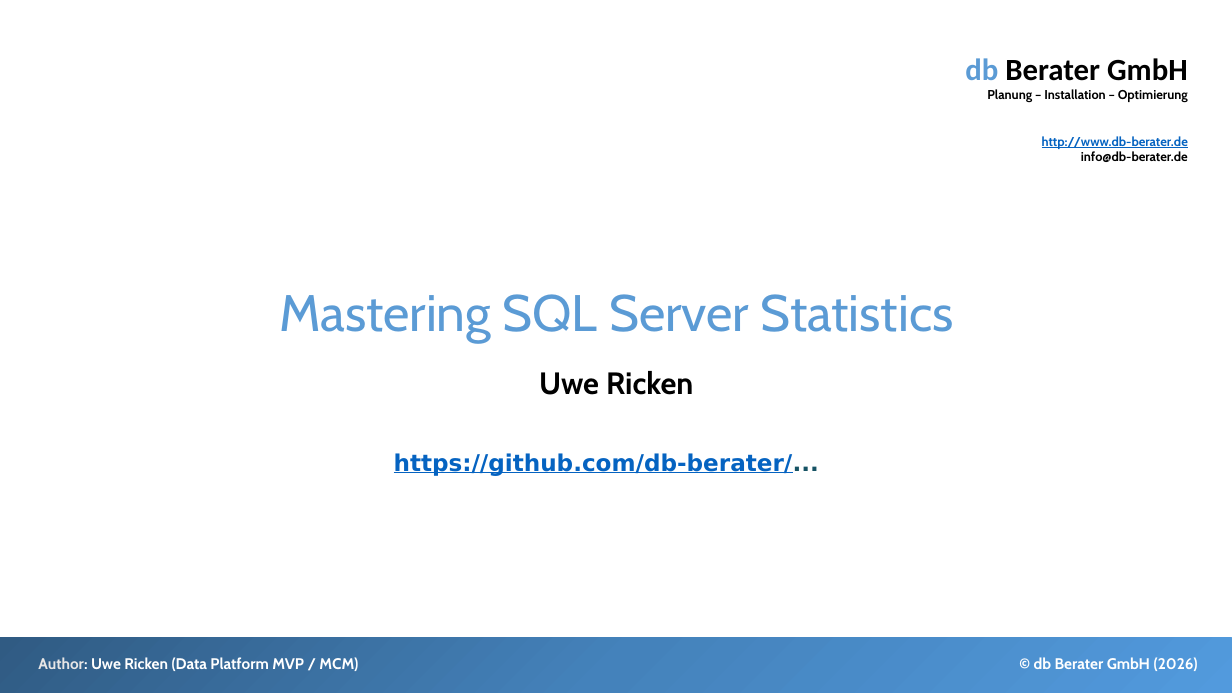
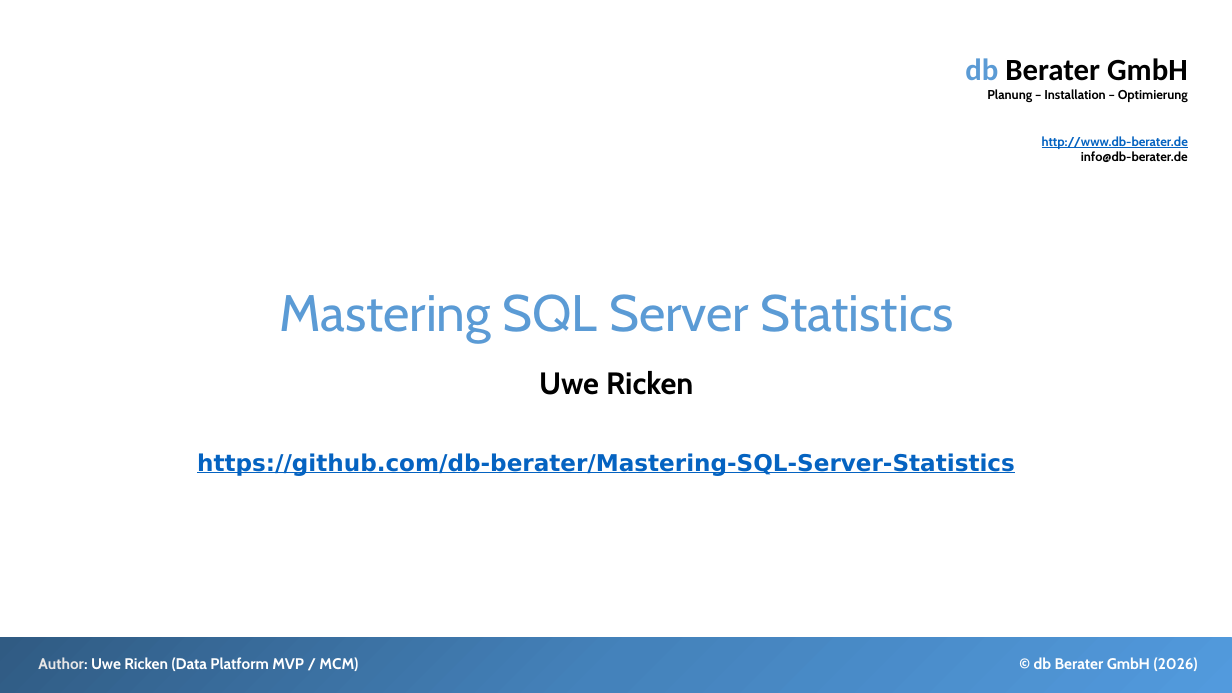
Before and after one commit to db-berater/Mastering-SQL-Server-Statistics, a slide deck: slide 1 of 01 - Preparation and Presentation/Deep Dive Into SQL Server Statistics.pptx. Drawn at 1232x693 pixels with LibreOffice and Linux fonts; fonts in the diff are those of the drawing. Boxes give left, top, right and bottom in pixels: in the first picture for what was removed or moved away, otherwise in the second. Text is boxed around its words. In the diff, an @@ line names an element or a change of style, - is before the commit and + after.

Commit message:
Final chapter "02 - Statistics Basics"

```diff
--- a/01 - Preparation and Presentation/Deep Dive Into SQL Server Statistics.pptx
+++ b/01 - Preparation and Presentation/Deep Dive Into SQL Server Statistics.pptx
@@ text at box(197, 453, 1015, 476): text changed @@
-https://github.com/db-berater/...
+https://github.com/db-berater/Mastering-SQL-Server-Statistics
```
Also in this commit, not shown: 1 other slide changed, 1 slide removed, 10 other files.
